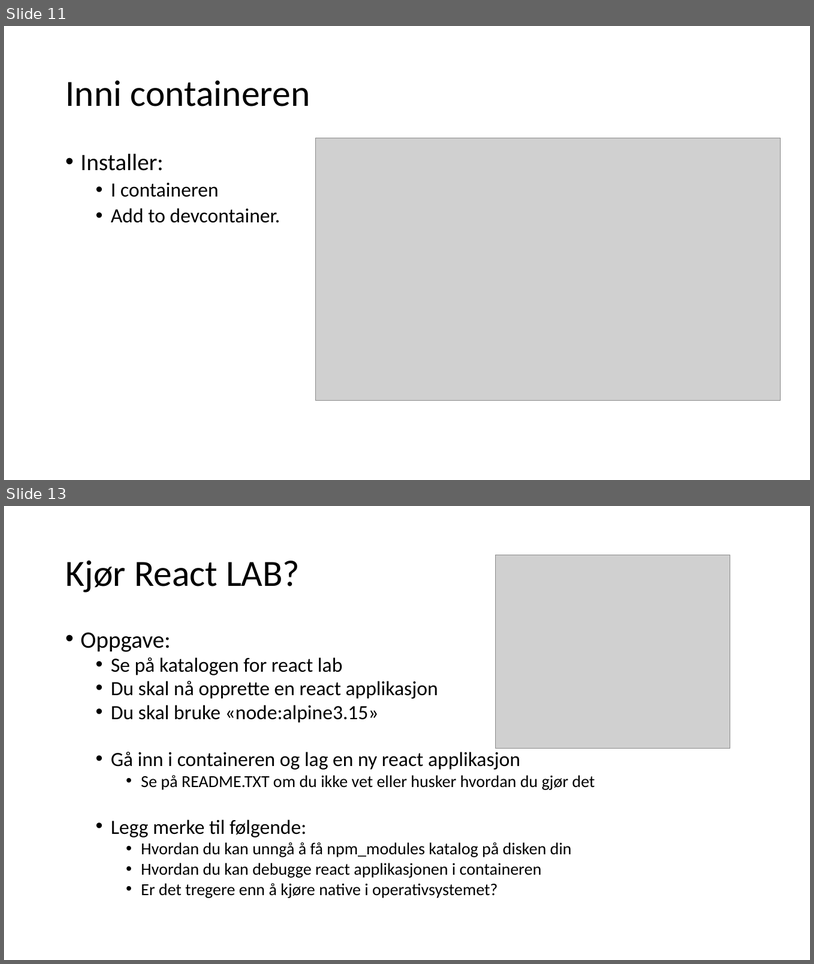
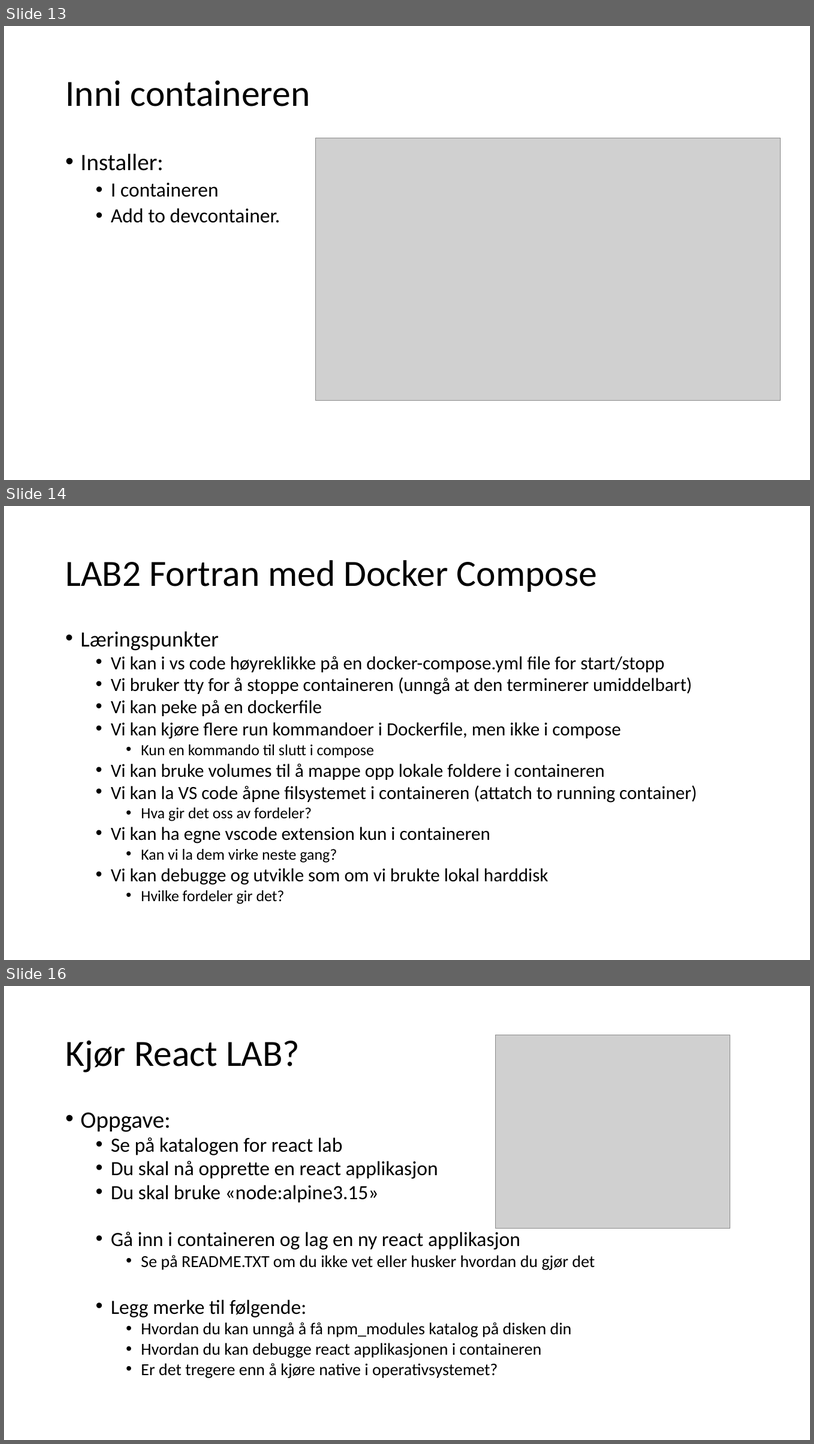
Before and after one commit to magneka/DockerWorkshop, a slide deck: workshop01.pptx. Shown one above the other, each under a label of ours: slides 11 and 13 before the commit, slides 13, 14 and 16 after it; the slides between them are not shown. The pictures are 814x964 and 814x1444 pixels, drawn with LibreOffice and Linux fonts; fonts in the diff are those of the drawing; grey boxes stand for pictures. Boxes give left, top, right and bottom in pixels: in the first picture for what was removed or moved away, otherwise in the second. Text is boxed around its words. In the diff, an @@ line names an element or a change of style, - is before the commit and + after.

```diff
--- a/workshop01.pptx
+++ b/workshop01.pptx
@@ slide 14 added at [4, 506, 810, 960], background #FFFFFF @@
@@ title added at [65, 560, 597, 592], 44 pt, text #000000 @@
+LAB2 Fortran med Docker Compose
@@ text added at [81, 631, 697, 904], 22.2 pt, text #000000 @@
+• Læringspunkter
+  • Vi kan i vs code høyreklikke på en docker-compose.yml file for start/stopp
+  • Vi bruker tty for å stoppe containeren (unngå at den terminerer umiddelbart)
+  • Vi kan peke på en dockerfile
+  • Vi kan kjøre flere run kommandoer i Dockerfile, men ikke i compose
+    • Kun en kommando til slutt i compose
+  • Vi kan bruke volumes til å mappe opp lokale foldere i containeren
+  • Vi kan la VS code åpne filsystemet i containeren (attatch to running container)
+    • Hva gir det oss av fordeler?
+  • Vi kan ha egne vscode extension kun i containeren
+    • Kan vi la dem virke neste gang?
+  • Vi kan debugge og utvikle som om vi brukte lokal harddisk
+    • Hvilke fordeler gir det?
@@ what was slide 11 is now slide 13 @@
@@ what was slide 13 is now slide 16 @@
```
Also in this commit, not shown: 5 slides changed, 4 other slides added, 1 slide removed, 33 other files.
